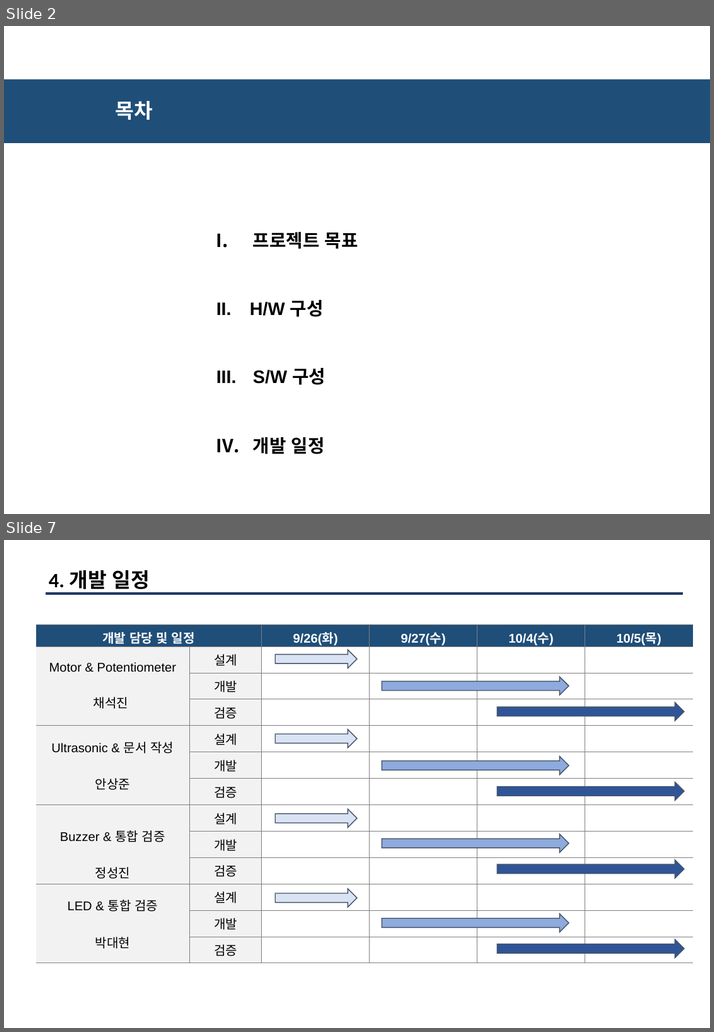
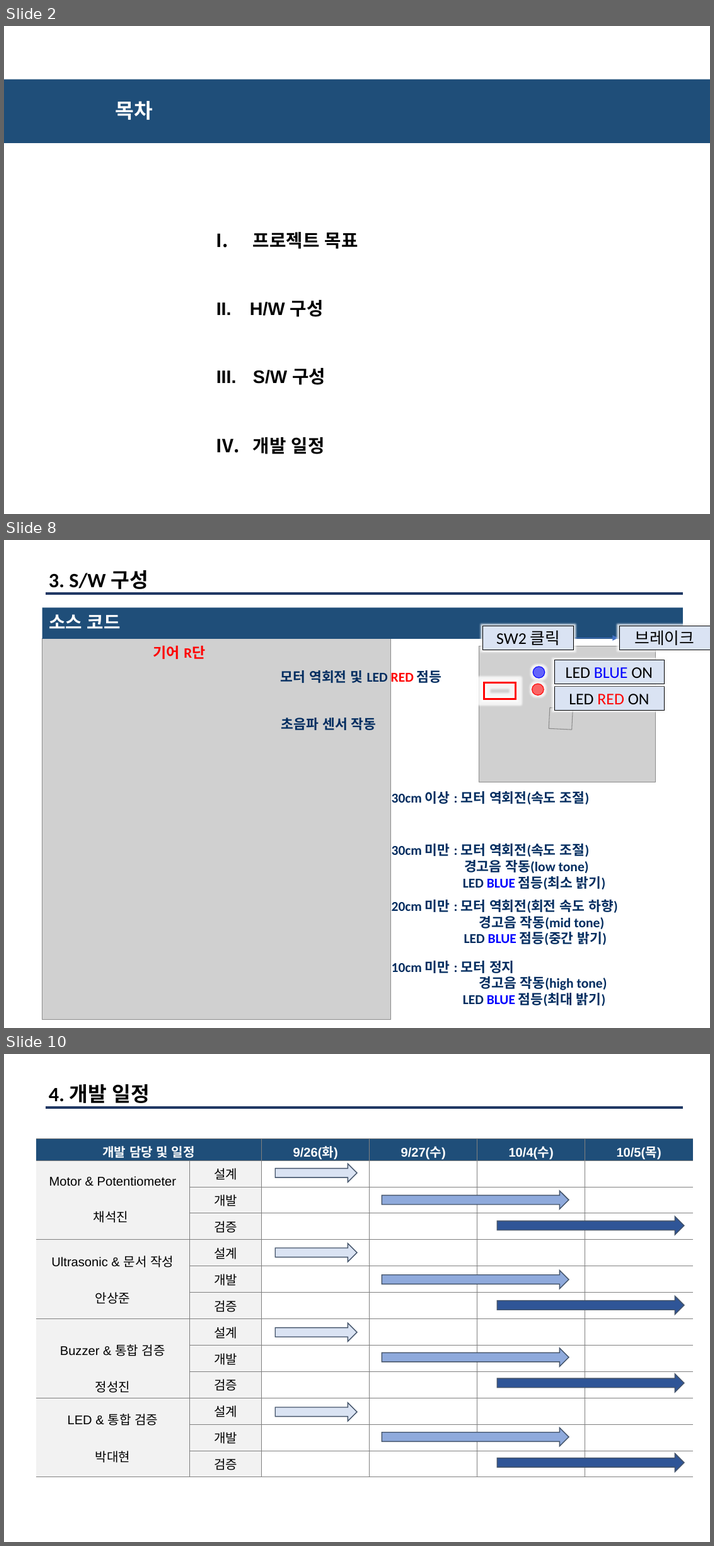
Before and after one commit to kaikan7/Reskill_project, a slide deck: U_sonic/2조_RESKILL_PROJECT_최종발표___.pptx. Shown one above the other, each under a label of ours: slides 2 and 7 before the commit, slides 2, 8 and 10 after it; the slides between them are not shown. The pictures are 714x1032 and 714x1546 pixels, drawn with LibreOffice and Linux fonts; fonts in the diff are those of the drawing; grey boxes stand for pictures. Boxes give left, top, right and bottom in pixels: in the first picture for what was removed or moved away, otherwise in the second. Text is boxed around its words. In the diff, an @@ line names an element or a change of style, - is before the commit and + after.

```diff
--- a/U_sonic/2조_RESKILL_PROJECT_최종발표___.pptx
+++ b/U_sonic/2조_RESKILL_PROJECT_최종발표___.pptx
@@ slide 8 added at [4, 540, 710, 1028], background #FFFFFF @@
@@ text added at [49, 570, 148, 593], 22.5 pt, text #000000, bold @@
+3. S/W 구성
@@ line added from (46, 594) to (683, 594), #203864 3 pt @@
@@ rectangle added at [42, 608, 683, 639], fill #1F4E79, 20 pt, text #FFFFFF, bold @@
+소스 코드
@@ rectangle added at [483, 626, 574, 650], fill #DAE3F3, outline #000000 0.5 pt, 18 pt, text #000000 @@
+SW2 클릭
@@ rectangle added at [619, 626, 710, 650], fill #DAE3F3, outline #000000 0.5 pt, 18 pt, text #000000 @@
+브레이크
@@ picture added at [42, 639, 390, 1020] @@
@@ text added at [153, 645, 205, 659], 16 pt, text #FF0000, bold @@
+기어 R단
@@ picture added at [479, 646, 655, 783] @@
@@ arrow added from (575, 638) to (618, 638), #4472C4 0.5 pt @@
@@ text added at [281, 670, 442, 683], 15 pt, text #012C5F, bold @@
+모터 역회전 및 LED RED 점등
@@ ellipse added at [533, 667, 545, 678], fill #0000FF at 59% opacity, outline #0000FF 0.75 pt @@
@@ rectangle added at [554, 660, 664, 684], fill #DAE3F3, outline #000000 0.5 pt, 18 pt, text #000000 @@
+LED BLUE ON
@@ rectangle added at [484, 682, 516, 699], outline #FF0000 2.25 pt @@
@@ ellipse added at [532, 684, 543, 696], fill #FF0000 at 59% opacity, outline #FF0000 0.75 pt @@
@@ rectangle added at [554, 687, 664, 710], fill #DAE3F3, outline #000000 0.5 pt, 18 pt, text #000000 @@
+LED RED ON
@@ picture added at [548, 708, 572, 730] @@
@@ text added at [281, 718, 376, 730], 15 pt, text #012C5F, bold @@
+초음파 센서 작동
@@ text added at [391, 791, 589, 805], 15 pt, text #012C5F, bold @@
+30cm 이상 : 모터 역회전(속도 조절)
@@ text added at [391, 844, 605, 890], 15 pt, text #012C5F, bold @@
+30cm 미만 : 모터 역회전(속도 조절)
+경고음 작동(low tone)
+LED BLUE 점등(최소 밝기)
@@ text added at [391, 900, 617, 945], 15 pt, text #012C5F, bold @@
+20cm 미만 : 모터 역회전(회전 속도 하향)
+경고음 작동(mid tone)
+LED BLUE 점등(중간 밝기)
@@ text added at [391, 961, 607, 1006], 15 pt, text #012C5F, bold @@
+10cm 미만 : 모터 정지
+경고음 작동(high tone)
+LED BLUE 점등(최대 밝기)
@@ what was slide 7 is now slide 10 @@
```
Also in this commit, not shown: 3 slides changed, 4 other slides added, 1 slide removed.
